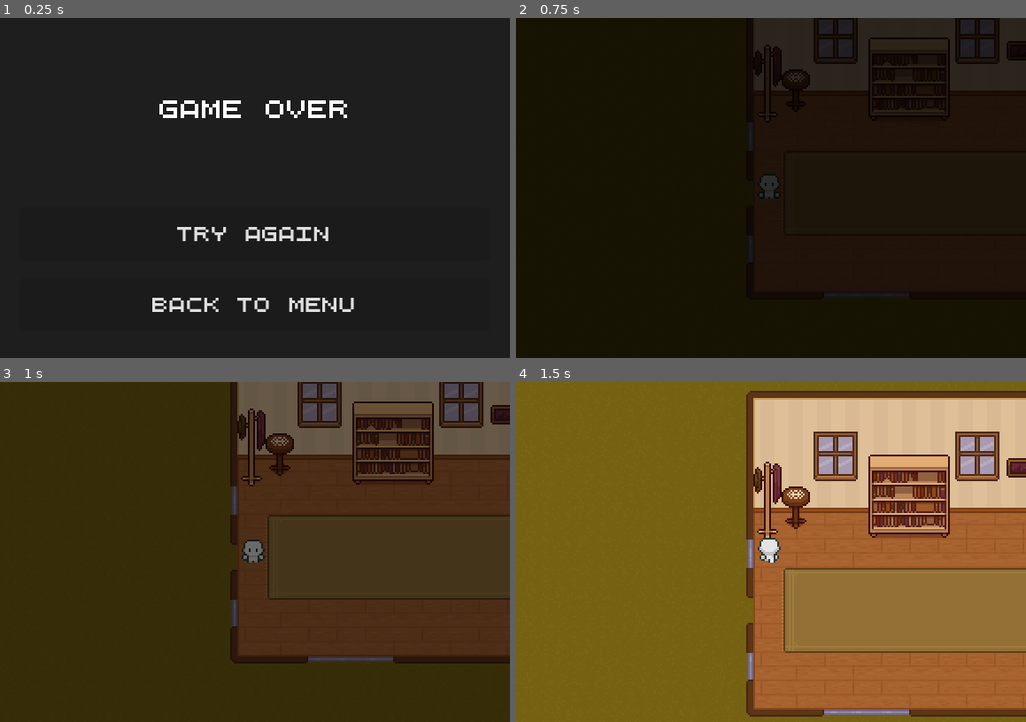
Above: before the commit, frames 1-4 (two rows, left to right).
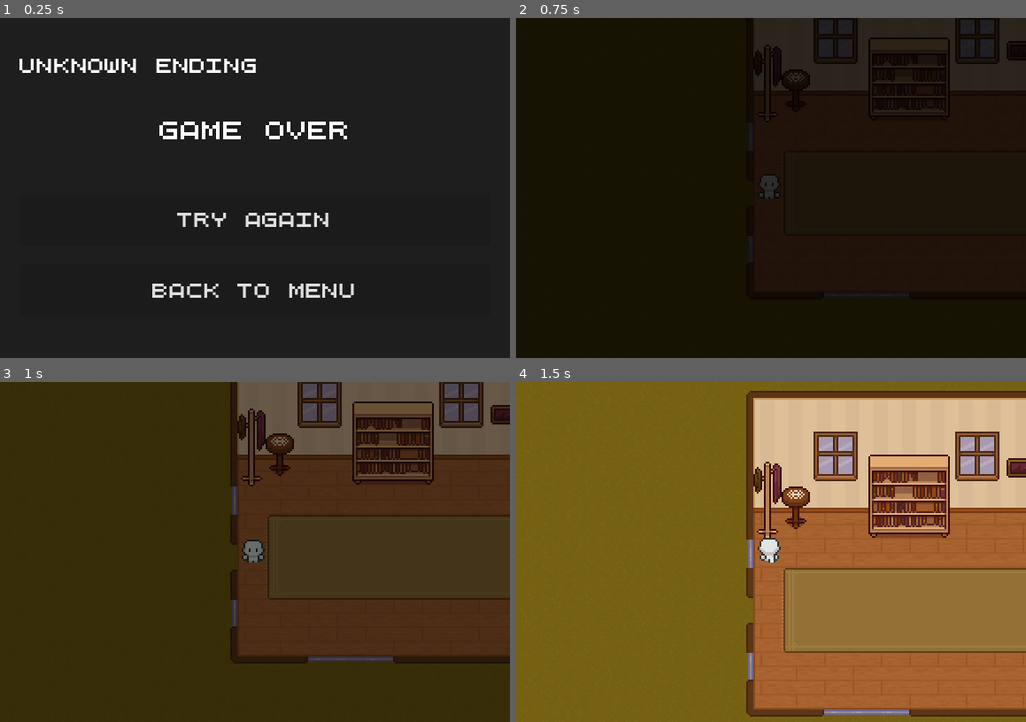
Above: after the commit, the same moments.

Repository: SafiaNassiri/What-Remains-in-Sleep
Game: Godot game, scene res://scenes/Menus/GameOver.tscn
Same seed, same stepped clock (60 frames per second), same inputs: the game is played once before the commit and once after it. This scene is started directly instead of the project's main scene.
Inputs:
- Up to frame 1 (0.25 s): no input
- Up to frame 2 (0.75 s): click "Try Again" at 0.5 s
- Up to frame 3 (1 s): no input
- Up to frame 4 (1.5 s): tap Enter (ui_accept) at 1.25 s; hold Up (ui_up) from 1.28 s (still down)

The runs differ from the first frame. In frame 1, 5.2% of the frame differs, in the area x 3-70%, y 11-87%; in frame 2, nothing differs; in frame 3, nothing differs; in frame 4, nothing differs.

Commit message:
Fix ending triggers and PlayerProgress counters, add ending display to Game Over screen
- Fixed logic errors in how endings were determined based on player progress (items/interactions).
- Ensured GlobalProgress counters (neutral/secret items and interactions) reset correctly on retry.
- Added dynamic display for "Ending X of 6" in the Game Over screen.
- Updated Player script to consistently report item collection to GlobalProgress.
- Improved debugging feedback for easier tracking of collected items and lore interactions.

Diff:
--- a/scenes/Menus/GameOver.tscn
+++ b/scenes/Menus/GameOver.tscn
@@ -23,8 +23,12 @@
 theme_override_constants/separation = 10
 alignment = 1
 
+[node name="EndingLabel" type="Label" parent="CenterContainer/VBoxContainer"]
+layout_mode = 2
+theme_override_font_sizes/font_size = 8
+
 [node name="Control2" type="Control" parent="CenterContainer/VBoxContainer"]
-custom_minimum_size = Vector2(0, 20)
+custom_minimum_size = Vector2(0, 5)
 layout_mode = 2
 
 [node name="Game Over" type="Label" parent="CenterContainer/VBoxContainer"]
@@ -35,7 +39,7 @@
 vertical_alignment = 1
 
 [node name="Control" type="Control" parent="CenterContainer/VBoxContainer"]
-custom_minimum_size = Vector2(0, 30)
+custom_minimum_size = Vector2(0, 10)
 layout_mode = 2
 
 [node name="Retry" type="Button" parent="CenterContainer/VBoxContainer"]
--- a/scenes/Menus/main.tscn
+++ b/scenes/Menus/main.tscn
@@ -3758,6 +3758,8 @@
 [node name="UISFXPlayer" type="AudioStreamPlayer2D" parent="UI"]
 volume_db = -10.0
 
+[node name="fade_sfx_player" type="AudioStreamPlayer2D" parent="UI"]
+
 [node name="Interactables" type="Node2D" parent="."]
 
 [node name="Run1" type="Node2D" parent="Interactables"]
@@ -3816,8 +3818,6 @@
 
 [node name="sfx_player" type="AudioStreamPlayer2D" parent="."]
 
-[node name="fade_sfx_player" type="AudioStreamPlayer2D" parent="."]
-
 [connection signal="body_entered" from="Triggers/Entrance" to="Triggers/Entrance" method="_on_entrance_body_entered"]
 [connection signal="body_entered" from="Triggers/Exit" to="Triggers/Exit" method="_on_body_entered"]
 [connection signal="body_exited" from="Triggers/Exit" to="Triggers/Exit" method="_on_body_exited"]
--- a/scripts/GameOver.gd
+++ b/scripts/GameOver.gd
@@ -1,14 +1,21 @@
 extends Node2D
 
 @onready var music_player = $music_player
+@onready var ending_label = $CenterContainer/VBoxContainer/EndingLabel
 
 func _ready():
 	music_player.stream = load("res://Audio/music/EndGame.wav")
 	music_player.play()
 
+	var ending_number = GlobalProgress.last_ending_number
+	if ending_number > 0:
+		ending_label.text = "Ending: %d/6" % ending_number
+	else:
+		ending_label.text = "Unknown Ending"
+
 func _on_retry_pressed():
+	GlobalProgress.reset_progress()
 	get_tree().change_scene_to_file("res://scenes/Menus/main.tscn")
-
 
 func _on_quit_to_menu_pressed():
 	get_tree().change_scene_to_file("res://scenes/Menus/StartMenu.tscn")
--- a/scripts/GlobalProgress.gd
+++ b/scripts/GlobalProgress.gd
@@ -1,5 +1,7 @@
 # GlobalProgress.gd
 extends Node
+
+var last_ending_number := -1
 
 var total_neutral_items = 0
 var total_secret_items = 0
@@ -21,11 +23,26 @@
 	total_neutral_interactions = neutral_interactions
 	total_secret_interactions = secret_interactions
 
+	print("=== GlobalProgress Totals Set ===")
+	print("Total Neutral Items: %d" % total_neutral_items)
+	print("Total Secret Items: %d" % total_secret_items)
+	print("Total Neutral Interactions: %d" % total_neutral_interactions)
+	print("Total Secret Interactions: %d" % total_secret_interactions)
+	print("==============================")
+
 func add_progress(collected_neutral, collected_secret, interacted_neutral_count, interacted_secret_count):
 	collected_neutral_items += collected_neutral
 	collected_secret_items += collected_secret
 	interacted_neutral += interacted_neutral_count
 	interacted_secret += interacted_secret_count
+
+	# Print the updated progress state after every addition
+	print("=== GlobalProgress Updated ===")
+	print("Collected Neutral Items: %d / %d" % [collected_neutral_items, total_neutral_items])
+	print("Collected Secret Items: %d / %d" % [collected_secret_items, total_secret_items])
+	print("Interacted Neutral: %d / %d" % [interacted_neutral, total_neutral_interactions])
+	print("Interacted Secret: %d / %d" % [interacted_secret, total_secret_interactions])
+	print("==============================")
 
 func get_totals() -> Dictionary:
 	return {
@@ -42,3 +59,16 @@
 		"interacted_neutral": interacted_neutral,
 		"interacted_secret": interacted_secret
 	}
+
+func reset_progress():
+	collected_neutral_items = 0
+	collected_secret_items = 0
+	interacted_neutral = 0
+	interacted_secret = 0
+
+	print("=== GlobalProgress Reset ===")
+	print("Collected Neutral Items: %d" % collected_neutral_items)
+	print("Collected Secret Items: %d" % collected_secret_items)
+	print("Interacted Neutral: %d" % interacted_neutral)
+	print("Interacted Secret: %d" % interacted_secret)
+	print("============================")
--- a/scripts/main.gd
+++ b/scripts/main.gd
@@ -18,6 +18,15 @@
 var interacted_lore_secret: Array[String] = []
 var total_neutral_memories := 0
 var total_secret_memories := 0
+
+var ending_order := {
+	"all_everything": 1,
+	"hoarder": 2,
+	"story_collector": 3,
+	"neutral_full": 4,
+	"all_items": 5,
+	"dumb": 6
+}
 
 # --- Scene Setup ---
 func _ready() -> void:
@@ -59,7 +68,7 @@
 
 	fade_rect.color = Color(0, 0, 0, 1)
 	fade_rect.visible = true
-	await fade_in_screen(1.0)
+	await ui.fade_in_screen(1.0)
 
 	_connect_lore_objects()
 
@@ -123,15 +132,13 @@
 
 	play_sfx("res://Audio/sounds/Runs.wav")
 
-	debug_print_progress()
-
 	if current_run > max_runs:
-		await fade_out_screen(1.0)
+		await ui.fade_out_screen(1.0)
 		var ending = get_ending()
 		trigger_ending(ending)
 		return
 
-	await fade_out_screen(1.0)
+	await ui.fade_out_screen(1.0)
 
 	player.global_position = Vector2(26, 133)
 	exit_trigger.reset_interaction()
@@ -139,13 +146,13 @@
 	_update_run_visibility()
 	_connect_lore_objects()
 
-	await fade_in_screen(1.0)
+	await ui.fade_in_screen(1.0)
 	player.movement_locked = false
 
 func end_game() -> void:
 	await ui.show_message(["You've collected all memories... You wake up."])
 	player.movement_locked = true
-	await fade_out_screen(1.0)
+	await ui.fade_out_screen(1.0)
 	get_tree().change_scene("res://scenes/Menus/GameOver.tscn")
 
 # --- Ending Calculation ---
@@ -206,9 +213,8 @@
 	# 🟥 Fallback ending: player missed key neutral stuff
 	if collected_neutral_items < total_neutral_items or \
 	   interacted_neutral < total_neutral_interactions:
-		return "still_stuck"
-
-	return "still_stuck"
+		return "dumb"
+	return "error"
 
 func trigger_ending(ending: String) -> void:
 	player.movement_locked = true
@@ -223,40 +229,43 @@
 
 	match ending:
 		"all_everything":
-			await fade_out_screen(1.0)
+			await ui.fade_out_screen(1.0)
 			play_music("res://Audio/music/EndGame.wav")
 			await ui.show_message(["You pieced it all together. The forgotten. The hidden."])
 			await ui.show_message(["You're more than awake now."])
 		"hoarder":
-			await fade_out_screen(1.0)
+			await ui.fade_out_screen(1.0)
 			play_music("res://Audio/music/EndGame.wav")
 			await ui.show_message(["You have everything... but nothing made sense."])
 		"story_collector":
-			await fade_out_screen(1.0)
+			await ui.fade_out_screen(1.0)
 			play_music("res://Audio/music/EndGame.wav")
 			await ui.show_message(["You know the story. You lived it in fragments."])
 			await ui.show_message(["But you carry nothing out."])
 		"neutral_full":
-			await fade_out_screen(1.0)
+			await ui.fade_out_screen(1.0)
 			play_music("res://Audio/music/EndGame.wav")
 			await ui.show_message(["You remember what mattered. The surface things."])
 			await ui.show_message(["You wake up clean."])
 		"all_items":
-			await fade_out_screen(1.0)
+			await ui.fade_out_screen(1.0)
 			play_music("res://Audio/music/EndGame.wav")
 			await ui.show_message(["You carried all the pieces... but not the meaning."])
 		"still_stuck":
-			await fade_out_screen(1.0)
+			await ui.fade_out_screen(1.0)
 			play_music("res://Audio/music/EndGame.wav")
 			await ui.show_message(["You woke up... but something's wrong."])
 			await ui.show_message(["You’re not done."])
 		"dumb":
-			await fade_out_screen(1.0)
+			await ui.fade_out_screen(1.0)
 			play_music("res://Audio/music/EndGame.wav")
 			await ui.show_message(["You wake up, but the world is blank."])
 			await ui.show_message(["You remember nothing. You *are* nothing."])
 
+	var ending_number = ending_order.get(ending, -1)
 	get_tree().change_scene_to_file("res://scenes/Menus/GameOver.tscn")
+	# After changing scene, store the ending number somewhere
+	GlobalProgress.last_ending_number = ending_number  # ⬅ Add this
 
 func _connect_lore_objects() -> void:
 	if not has_node("Interactables"):
@@ -289,41 +298,15 @@
 		if lore_id not in interacted_lore_secret:
 			interacted_lore_secret.append(lore_id)
 			GlobalProgress.add_progress(0, 0, 0, 1)
-			print("DEBUG: Interacted with secret lore:", lore_id)
+			#print("DEBUG: Interacted with secret lore:", lore_id)
 	else:
 		if lore_id not in interacted_lore_neutral:
 			interacted_lore_neutral.append(lore_id)
 			GlobalProgress.add_progress(0, 0, 1, 0)
-			print("DEBUG: Interacted with neutral lore:", lore_id)
+			#print("DEBUG: Interacted with neutral lore:", lore_id)
 
 	var lore_text = source_node.get_lore_text()
 	await ui.show_message(lore_text)
-
-# --- Screen Fade In/Out ---
-func fade_out_screen(duration := 1.0) -> void:
-	var fade_sfx = load("res://Audio/sounds/choirfade.wav") as AudioStream
-	if fade_sfx:
-		fade_sfx_player.stream = fade_sfx
-		fade_sfx_player.play()
-
-	fade_rect.color.a = 0
-	fade_rect.visible = true
-	var tween := create_tween()
-	tween.tween_property(fade_rect, "color:a", 1.0, duration)
-	await tween.finished
-
-func fade_in_screen(duration := 1.0) -> void:
-	var fade_sfx = load("res://Audio/sounds/choirfadeR.wav") as AudioStream
-	if fade_sfx:
-		fade_sfx_player.stream = fade_sfx
-		fade_sfx_player.play()
-
-	fade_rect.color.a = 1.0
-	fade_rect.visible = true
-	var tween := create_tween()
-	tween.tween_property(fade_rect, "color:a", 0.0, duration)
-	await tween.finished
-	fade_rect.visible = false
 
 # --- Debug ---
 func debug_log_interactables() -> void:
@@ -342,47 +325,3 @@
 	if music:
 		music_player.stream = music
 		music_player.play()
-
-func get_progress_report() -> Dictionary:
-	var neutral_items_count = 0
-	var secret_items_count = 0
-
-	for id in collected_items:
-		var is_secret = false
-		for item in get_tree().get_nodes_in_group("items"):
-			if item.item_id == id:
-				is_secret = item.is_secret
-				break
-		if is_secret:
-			secret_items_count += 1
-		else:
-			neutral_items_count += 1
-
-	var neutral_lore_count = interacted_lore_neutral.size()
-	var secret_lore_count = interacted_lore_secret.size()
-
-	return {
-		"collected_neutral_items": neutral_items_count,
-		"collected_secret_items": secret_items_count,
-		"interacted_neutral": neutral_lore_count,
-		"interacted_secret": secret_lore_count
-	}
-
-func debug_print_progress() -> void:
-	var stats = get_progress_report()
-	var totals = GlobalProgress.get_totals()
-
-	print("--- PROGRESS REPORT ---")
-	print("Collected Neutral Items: %d / %d" % [
-		stats["collected_neutral_items"], totals["total_neutral_items"]
-	])
-	print("Collected Secret Items: %d / %d" % [
-		stats["collected_secret_items"], totals["total_secret_items"]
-	])
-	print("Interacted Neutral Lore: %d / %d" % [
-		stats["interacted_neutral"], totals["total_neutral_interactions"]
-	])
-	print("Interacted Secret Lore: %d / %d" % [
-		stats["interacted_secret"], totals["total_secret_interactions"]
-	])
-	print("Ending: %s" % get_ending())
--- a/scripts/player.gd
+++ b/scripts/player.gd
@@ -85,7 +85,7 @@
 func collect_item(item):
 	if item.item_id not in get_tree().current_scene.collected_items:
 		get_tree().current_scene.collected_items.append(item.item_id)
-		print("DEBUG: Collected item:", item.item_id)
+		#print("DEBUG: Collected item:", item.item_id)
 
 		play_item_collect_sound()
 
@@ -98,10 +98,10 @@
 		if item.is_secret:
 			if item.item_id not in get_tree().current_scene.unlocked_secrets:
 				get_tree().current_scene.unlocked_secrets.append(item.item_id)
-				print("DEBUG: Collected secret item:", item.item_id)
+				#print("DEBUG: Collected secret item:", item.item_id)
 
-		print("DEBUG: Current collected_items array:", get_tree().current_scene.collected_items)
-		print("DEBUG: Current unlocked_secrets array:", get_tree().current_scene.unlocked_secrets)
+		#print("DEBUG: Current collected_items array:", get_tree().current_scene.collected_items)
+		#print("DEBUG: Current unlocked_secrets array:", get_tree().current_scene.unlocked_secrets)
 
 		if ui and ui.has_method("add_item_to_display"):
 			ui.add_item_to_display(item.icon_texture)
--- a/scripts/ui.gd
+++ b/scripts/ui.gd
@@ -9,6 +9,8 @@
 @onready var item_panel = $Panel2
 @onready var item_display = $Panel2/CenterContainer/ItemDisplay
 @onready var ui_sfx_player = $UISFXPlayer
+@onready var fade_rect = $FadeRect
+@onready var fade_sfx_player = $fade_sfx_player
 
 var full_text := ""
 var char_index := 0
@@ -90,3 +92,28 @@
 	icon.stretch_mode = TextureRect.STRETCH_KEEP
 	icon.size = texture.get_size()
 	item_display.add_child(icon)
+
+func fade_out_screen(duration := 1.0) -> void:
+	#var fade_sfx = load("res://Audio/sounds/choirfade.wav") as AudioStream
+	#if fade_sfx:
+	#	fade_sfx_player.stream = fade_sfx
+	#	fade_sfx_player.play()
+
+	fade_rect.color.a = 0.0
+	fade_rect.visible = true
+	var tween := create_tween()
+	tween.tween_property(fade_rect, "color:a", 1.0, duration)
+	await tween.finished
+
+func fade_in_screen(duration := 1.0) -> void:
+	#var fade_sfx = load("res://Audio/sounds/choirfadeR.wav") as AudioStream
+	#if fade_sfx:
+	#	fade_sfx_player.stream = fade_sfx
+	#	fade_sfx_player.play()
+
+	fade_rect.color.a = 1.0
+	fade_rect.visible = true
+	var tween := create_tween()
+	tween.tween_property(fade_rect, "color:a", 0.0, duration)
+	await tween.finished
+	fade_rect.visible = false
